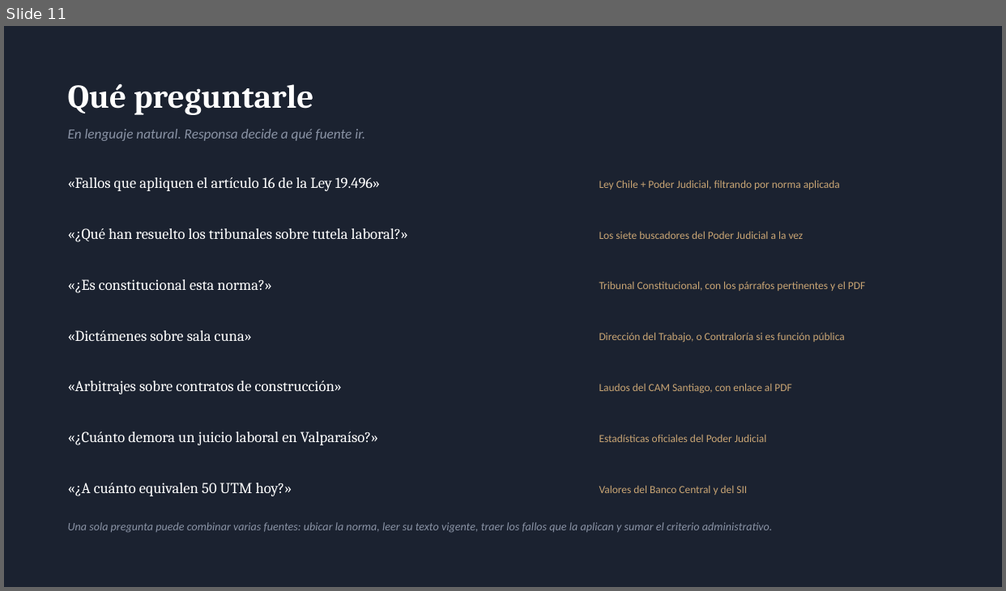
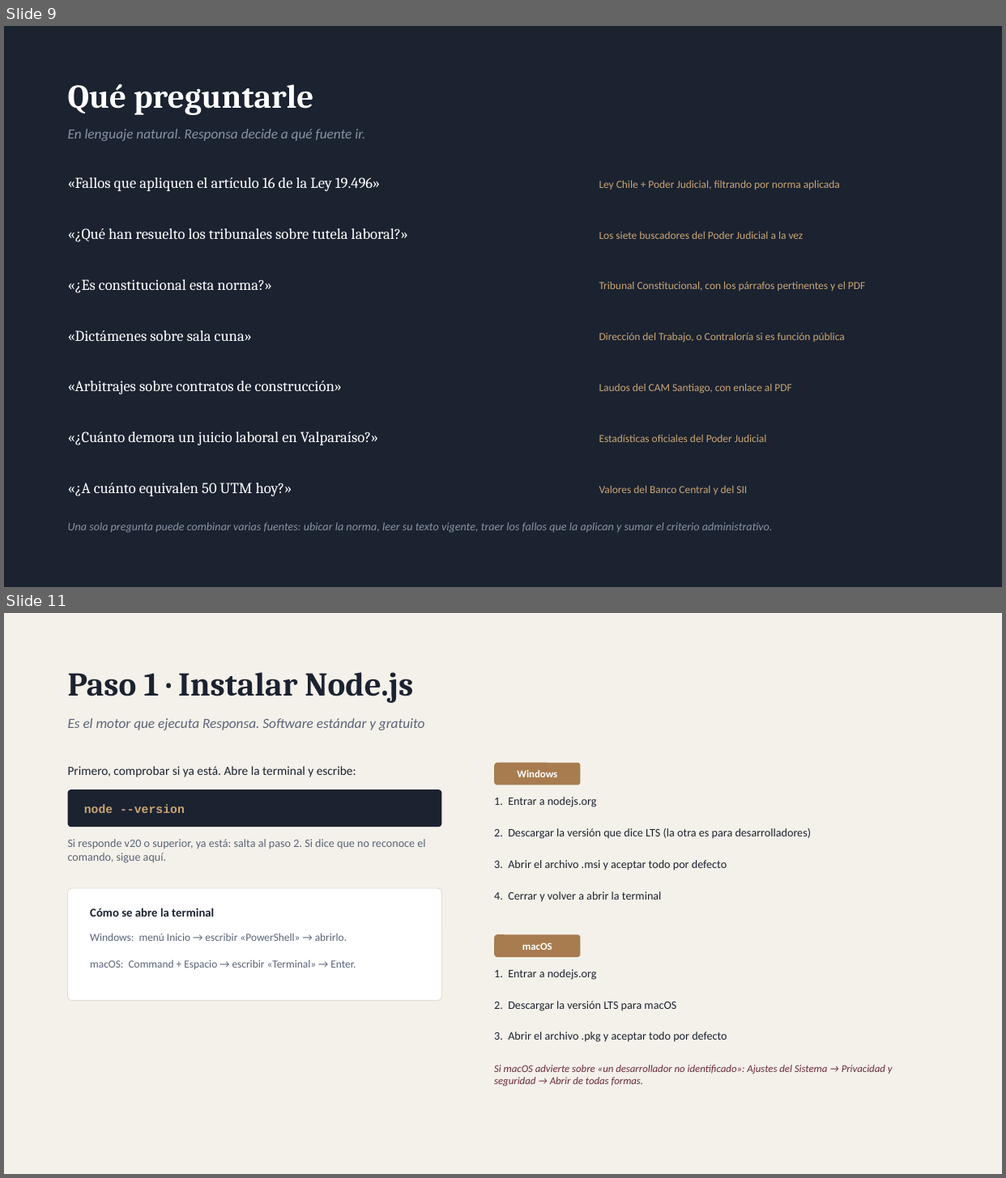
Before and after one commit to djlarrix/Responsa, a slide deck: docs/Responsa.pptx. Shown one above the other, each under a label of ours: slide 11 before the commit, slides 9 and 11 after it; the slides between them are not shown. The pictures are 1006x591 and 1006x1178 pixels, drawn with LibreOffice and Linux fonts; fonts in the diff are those of the drawing. Boxes give left, top, right and bottom in pixels: in the first picture for what was removed or moved away, otherwise in the second. Text is boxed around its words. In the diff, an @@ line names an element or a change of style, - is before the commit and + after.

```diff
--- a/docs/Responsa.pptx
+++ b/docs/Responsa.pptx
@@ slide 11 added at (x1=4, y1=613, x2=1002, y2=1174), background #F4F1EA @@
@@ text added at (x1=68, y1=672, x2=413, y2=703), 32 pt, text #1B2230, bold @@
+Paso 1 · Instalar Node.js
@@ text added at (x1=68, y1=718, x2=425, y2=730), 13.5 pt, text #5A6478, italic @@
+Es el motor que ejecuta Responsa. Software estándar y gratuito
@@ text added at (x1=68, y1=766, x2=356, y2=777), 12 pt, text #1B2230 @@
+Primero, comprobar si ya está. Abre la terminal y escribe:
@@ rounded rectangle added at (x1=494, y1=763, x2=581, y2=786), fill #A87C4F @@
@@ text added at (x1=517, y1=770, x2=557, y2=777), 10 pt, text #FFFFFF, bold @@
+Windows
@@ rounded rectangle added at (x1=68, y1=790, x2=442, y2=827), fill #1B2230 @@
@@ text added at (x1=84, y1=804, x2=185, y2=813), 11.5 pt, text #C9A574, bold @@
+node --version
@@ text added at (x1=494, y1=797, x2=597, y2=807), 11 pt, text #1B2230 @@
+1. Entrar a nodejs.org
@@ text added at (x1=494, y1=828, x2=812, y2=839), 11 pt, text #1B2230 @@
+2. Descargar la versión que dice LTS (la otra es para desarrolladores)
@@ text added at (x1=68, y1=839, x2=425, y2=863), 11 pt, text #5A6478 @@
+Si responde v20 o superior, ya está: salta al paso 2. Si dice que no reconoce el comando, sigue aquí.
@@ text added at (x1=494, y1=860, x2=727, y2=871), 11 pt, text #1B2230 @@
+3. Abrir el archivo .msi y aceptar todo por defecto
@@ rounded rectangle added at (x1=68, y1=888, x2=442, y2=1001), fill #FFFFFF, outline #E3DED3 0.75 pt @@
@@ text added at (x1=494, y1=892, x2=662, y2=902), 11 pt, text #1B2230 @@
+4. Cerrar y volver a abrir la terminal
@@ text added at (x1=90, y1=908, x2=214, y2=917), 11.5 pt, text #1B2230, bold @@
+Cómo se abre la terminal
@@ text added at (x1=90, y1=933, x2=347, y2=941), 10.5 pt, text #5A6478 @@
+Windows: menú Inicio → escribir «PowerShell» → abrirlo.
@@ rounded rectangle added at (x1=494, y1=935, x2=581, y2=957), fill #A87C4F @@
@@ text added at (x1=522, y1=943, x2=552, y2=950), 10 pt, text #FFFFFF, bold @@
+macOS
@@ text added at (x1=90, y1=960, x2=356, y2=969), 10.5 pt, text #5A6478 @@
+macOS: Command + Espacio → escribir «Terminal» → Enter.
@@ text added at (x1=494, y1=969, x2=597, y2=980), 11 pt, text #1B2230 @@
+1. Entrar a nodejs.org
@@ text added at (x1=494, y1=1001, x2=676, y2=1012), 11 pt, text #1B2230 @@
+2. Descargar la versión LTS para macOS
@@ text added at (x1=494, y1=1032, x2=727, y2=1042), 11 pt, text #1B2230 @@
+3. Abrir el archivo .pkg y aceptar todo por defecto
@@ text added at (x1=494, y1=1065, x2=893, y2=1086), 10 pt, text #6B2C33, italic @@
+Si macOS advierte sobre «un desarrollador no identificado»: Ajustes del Sistema → Privacidad y seguridad → Abrir de todas formas.
@@ what was slide 11 is now slide 9 @@
```
Also in this commit, not shown: 6 other slides added, 2 slides removed, 4 other files.
